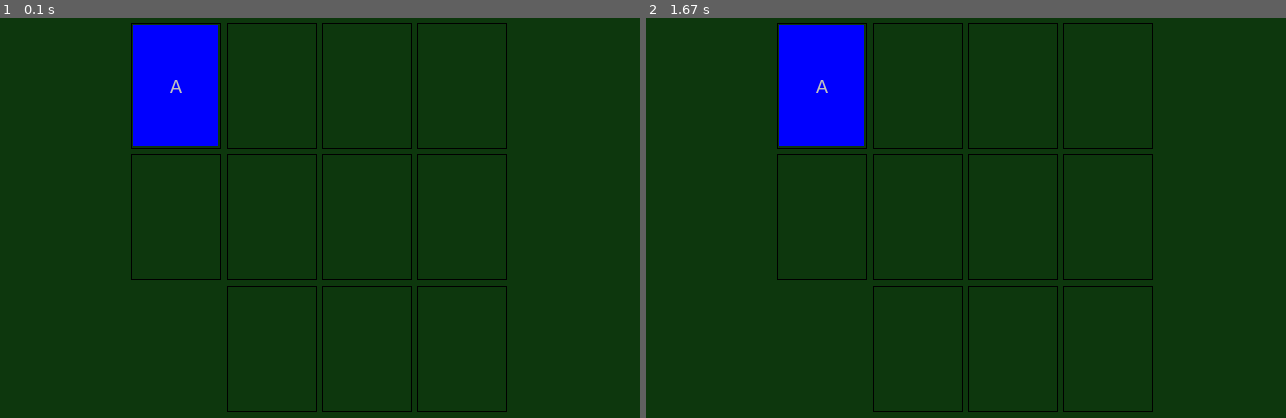
Above: before the commit, frames 1-2 (left to right).
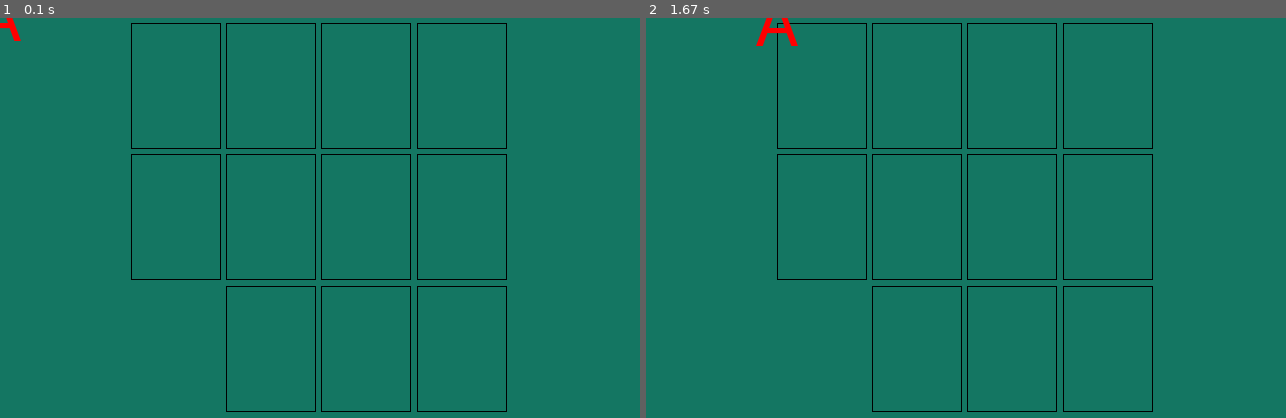
Above: after the commit, the same moments.

Repository: alexetsnyder/OuroborosPython
Game: pygame game, started from Pygame/FourSeasons/four_seasons.py
Two runs of this game, one before a commit and one after it. Both use one fixed random seed, a clock stepped at 60 frames per second and the inputs below.
Inputs (mouse positions are in pixels of both pictures, inside the frame that each line leads up to):
- Up to frame 1 (0.1 s): no input
- Up to frame 2 (1.67 s): press the mouse at (812, 222) at 0.37 s; move the mouse to (921, 266) at 0.47 s; release the mouse at (1030, 306) at 0.6 s

The runs differ from the first frame. In frame 1, 99% of the frame differs, in the area x 0-100%, y 0-100%; in frame 2, 99%.

Commit message:
Movement
Can move card from one slot to the next.

Diff:
--- a/Pygame/FourSeasons/four_seasons.py
+++ b/Pygame/FourSeasons/four_seasons.py
@@ -1,6 +1,9 @@
-#HelloWorldResizable.py
+#four_seasons.py
 import pygame
 from pygame import freetype
+
+#To Do:
+#1) Font Size Changes do to window size.
 
 class Color:
 	WHITE  		  = (255, 255, 255)
@@ -9,11 +12,16 @@
 	GREEN  		  = (  0, 255,   0)
 	SEA_GREEN     = ( 46, 139,  87)
 	FOREST_GREEN  = ( 13,  55,  13)
+	TEAL_FELT     = ( 20, 118,  98)
 	BLUE   		  = (  0,   0, 255)
+	ALICE_BLUE    = (240, 248, 255)
 	DEEP_SKY_BLUE = (  0, 191, 255)
 	YELLOW 		  = (255, 255,   0)
 	SAND          = ( 76,  70,  50)
 	SILVER 		  = (192, 192, 192)
+
+def debug_print(**kargs):
+	print(', '.join(['{0}: {1}'.format(key, value) for key, value in kargs.items()]))
 
 class Vector:
 	def __init__(self, *args):
@@ -72,92 +80,181 @@
 		self.w, self.h = self.size = self.font.get_rect(self.text_str).size
 		return self.size
 
+	def move(self, dx, dy):
+		self.set_position((self.x + dx, self.y + dy))
+
 	def draw(self, surface):
 		self.font.render_to(surface, (int(self.x - self.w // 2), int(self.y - self.h // 2)), self.text_str, self.font_info.font_color)
 
-class Shape:
-	def __init__(self, center, size,  color, width=0):
+class Rect:
+	def __init__(self, top_left, size, color=Color.SILVER, width=0):
+		self.width = width
 		self.color = color
-		self.width = width
-		self.w, self.h = self.size = size
-		self.h, self.k = self.center = center
-
-	def set_center(self, center):
-		self.h, self.k = self.center = center
+		self.w, self.h = self.size = size
+		self.left, self.top = top_left
+		self.right, self.bottom = (self.left + self.w, self.top + self.h)
+		self.center = self.left + self.w // 2, self.top + self.h // 2
+		self.top_left = Pair(*top_left)
+		self.top_right = Pair(self.right, self.top)
+		self.bottom_left = Pair(self.left, self.bottom)
+		self.bottom_right = Pair(self.right, self.bottom)
+
+	def set_position(self, top_left):
+		self.left, self.top = top_left
+		self.right, self.bottom = (self.left + self.w, self.top + self.h)
+		self.center = self.left + self.w // 2, self.top + self.h // 2
+		self.top_left = Pair(*top_left)
+		self.top_right = Pair(self.right, self.top)
+		self.bottom_left = Pair(self.left, self.bottom)
+		self.bottom_right = Pair(self.right, self.bottom)
 
 	def set_size(self, size):
 		self.w, self.h = self.size = size
 
-	def set_color(self, color):
-		self.color = color
+	def area(self):
+		return (self.right - self.left) * (self.bottom - self.top)
+
+	def is_intersecting(self, r2):
+		left = max(self.left, r2.left)
+		right = min(self.right, r2.right)
+		bottom = min(self.bottom, r2.bottom)
+		top = max(self.top, r2.top)
+		return left < right and top < bottom
+
+	def intersecting(self, r2):
+		left = max(self.left, r2.left)
+		right = min(self.right, r2.right)
+		bottom = min(self.bottom, r2.bottom)
+		top = max(self.top, r2.top)
+		return Rect((left, top), (right - left, bottom - top))
+
+	def is_within(self, position):
+		x1, y1 = position
+		x2, y2 = self.center
+		return (x2 - x1) ** 2 <= (self.w // 2) ** 2 and (y2 - y1) ** 2 <= (self.h // 2) ** 2
+
+	def move(self, dx, dy):
+		self.set_position((self.left + dx, self.top + dy))
+
+	def draw(self, surface):
+		x, y = self.top_left.pair
+		w, h = self.size
+		pygame.draw.rect(surface, self.color, pygame.Rect((int(x), int(y)), (int(w), int(h))), self.width)
+
+class Suits:
+	DIAMONDS = 0
+	HEARTS   = 1
+	SPADES   = 2
+	CLUBS    = 3
+
+SUITS_STR = {
+ 	Suits.DIAMONDS : '♢',
+ 	Suits.HEARTS   : '♡',
+ 	Suits.SPADES   : '♤',
+	Suits.CLUBS    : '♧'
+}
+
+SUITS_COLOR = {
+ 	Suits.DIAMONDS : Color.RED,
+ 	Suits.HEARTS   : Color.RED,
+ 	Suits.SPADES   : Color.BLACK,
+ 	Suits.CLUBS    : Color.BLACK
+}
+
+CARD_VALUES = {
+	 1  :  'A',
+	 2  :  '2',
+	 3  :  '3',
+	 4  :  '4',
+	 5  :  '5',
+	 6  :  '6',
+	 7  :  '7',
+	 8  :  '8',
+	 9  :  '9',
+	10  : '10',
+	11  :  'J',
+	12  :  'Q',
+	13  :  'K',
+	'A' :    1,
+	'2' :    2,
+	'3' :    3,
+	'4' :    4,
+	'5' :    5,
+	'6' :    6,
+	'7' :    7,
+	'8' :    8,
+	'9' :    9,
+   '10' :   10,
+	'J' :   11,
+	'Q' :   12,
+	'K' :   13
+}
+
+class Card:
+	def __init__(self, card_str, suit, slot_index):
+		self.mw, self.mh = (5, 5)
+		self.is_selected = False
+		self.mouse_pos = (0, 0)
+		self.suit = suit
+		self.slot_index = slot_index
+		self.card_str = card_str
+		self.suit_str = SUITS_STR[suit]
+		self.suit_color = SUITS_COLOR[suit]
+		self.value = CARD_VALUES[self.card_str]
+		self.font_info = FontInfo(font_size=70, font_color=self.suit_color)
+		self.card_text = RenderText(self.card_str, font_info=self.font_info)
+		self.rect = Rect((0, 0), (0, 0), Color.ALICE_BLUE)
+
+	def on_click(self, event):
+		if self.is_within(event.pos):
+			self.is_selected = True
+			self.mouse_pos = event.pos
+
+	def on_mouse_button_up(self, x, y, new_slot_index):
+		self.is_selected = False
+		self.set_position(x, y, self.rect.w, self.rect.h)
+		self.slot_index = new_slot_index
+
+	def on_move(self, event):
+		if self.is_selected:
+			new_pos = event.pos
+			v = Vector(*new_pos) - Vector(*self.mouse_pos)
+			self.move(v.v0, v.v1)
+			self.mouse_pos = new_pos
+
+	def on_resize(self, x, y, w, h):
+		self.set_size(w, h)
+		self.set_position(x, y, w, h)
+
+	def is_within(self, position):
+		return self.rect.is_within(position)
+
+	def set_size(self, w, h):
+		self.rect.set_size((w - self.mw, h - self.mh))
+
+	def set_position(self, x, y, w, h):
+		self.card_text.set_position((x + w // 2,  y + h // 2))
+		self.rect.set_position((x + self.mw // 2, y + self.mh // 2))
+
+	def move(self, dx, dy):
+		w, h = self.rect.size
+		self.rect.move(dx, dy)
+		self.card_text.move(dx, dy)
 
 	def update(self):
-		pass
-
-	def draw(self, surface):
-		pass
-
-class Rect (Shape):
-	def __init__(self, top_left, size, color, width=0):
-		w, h = size
-		self.x, self.y = self.top_left = top_left
-		super().__init__((self.x - w // 2, self.y - h // 2), size, color, width)
-
-	def is_within(self, position):
-		v = Vector(*position) - Vector(*self.center)
-		return v.v0 <= self.w and v.v1 <= self.h
-
-	def draw(self, surface):
-		pygame.draw.rect(surface, self.color, pygame.Rect(self.top_left, self.size), int(self.width))
-
-class Card:
-	class Suits:
-		DIAMONDS = 0
-		HEARTS   = 1
-		SPADES   = 2
-		CLUBS    = 3
-
-    #Do the oposite of this
-	CARD_REPR = {
-		 1 :  'A',
-		 2 :  '2',
-		 3 :  '3',
-		 4 :  '4',
-		 5 :  '5',
-		 6 :  '6',
-		 7 :  '7',
-		 8 :  '8',
-		 9 :  '9',
-		10 : '10',
-		11 :  'J',
-		12 :  'Q',
-		13 :  'K'
-	}
-
-	def __init__(self, value, suit, slot):
-		self.suit = suit
-		self.value = value
-		self.slot = slot
-		x, y = slot.rect.top_left
-		w, h = slot.rect.size
-		mw, mh = (5, 5)
-		self.text = RenderText(Card.CARD_REPR[value], (x + w // 2,  y + h // 2))
-		self.rect = Rect((x + mw // 2, y + mh // 2), (w - mw, h - mh), Color.BLUE)
-
-	def update(self):
-		self.text.update()
+		self.card_text.update()
 		self.rect.update()
 
 	def draw(self, surface):
 		self.rect.draw(surface)
-		self.text.draw(surface)
+		self.card_text.draw(surface)
 
 class Deck:
 	def __init__(self, count=52):
 		self.deck = []
 
 	def create(self):
-		self.deck.append(Card(1, Card.DIAMONDS, 3))
+		self.deck.append(Card('A', Card.DIAMONDS, 3))
 
 	def shuffle(self):
 		pass
@@ -172,11 +269,18 @@
 		pass
 
 class CardSlot:
-	def __init__(self, position, size):
-		self.rect = Rect(position, size, Color.BLACK, 1)
-
-	def set_position(self, position):
-		self.rect.top_left = position
+	def __init__(self, top_left, size):
+		self.x, self.y = self.top_left = top_left
+		self.w, self.h = self.size = size
+		self.rect = Rect(self.top_left, self.size, Color.BLACK, 1)
+
+	def set_position(self, top_left):
+		self.x, self.y = self.top_left = top_left
+		self.rect.set_position(self.top_left)
+
+	def set_size(self, size):
+		self.w, self.h = self.size = size
+		self.rect.set_size(self.size)
 
 	def update(self):
 		self.rect.update()
@@ -208,7 +312,10 @@
 		self.right_bottom = Pair(self.right_x, self.bottom_y)
 		self.card_slots = []
 		self.create()
-		self.card = Card(1, Card.Suits.DIAMONDS, self.card_slots[0])
+		self.card = Card('A', Suits.DIAMONDS, 0)
+
+	def get(self, index):
+		return self.card_slots[index]
 
 	def set_size(self, size):
 		self.w, self.h = self.size = size
@@ -240,29 +347,47 @@
 		self.recenter()
 
 	def recenter(self):
-		extra_w = (self.w - (4 * self.card_width  + 5 * self.mw)) / 2
-		extra_h = (self.h - (3 * self.card_height + 4 * self.mh)) / 2
-		print(extra_w)
+		extra_w = (self.w - (4 * self.card_width  + 5 * self.mw)) // 2
+		extra_h = (self.h - (3 * self.card_height + 4 * self.mh)) // 2
 		for i in range(4):
 			for j in range(3):
 				card_slot = self.card_slots[4 * j + i]
-				x, y = card_slot.rect.top_left
+				x, y = card_slot.rect.top_left.pair
 				card_slot.set_position((x + extra_w, y + extra_h))
 
 	def on_resize(self, position, size):
-		print(size)
 		self.set_size(size)
 		self.set_position(position)
 		self.card_slots.clear()
 		self.create()
+		self.card.on_resize(*self.get(self.card.slot_index).top_left, *self.get(self.card.slot_index).size)
+
+	def on_mouse_button_up(self, event):
+		max_area = 0
+		max_index = self.card.slot_index
+		for i, slot in self.slot_gen():
+			if self.card.rect.is_intersecting(slot.rect):
+				area = self.card.rect.intersecting(slot.rect).area()
+				if area > max_area:
+					max_area = area
+					max_index = i
+		self.card.on_mouse_button_up(*self.get(max_index).top_left, max_index)
+
+	def on_mouse_button_down(self, event):
+		self.card.on_click(event)
+
+	def on_mouse_move(self, event):
+		self.card.on_move(event)
+
+	def slot_gen(self):
+		return ((i, self.card_slots[i]) for i in range(len(self.card_slots)) if not i == 2)
 
 	def update(self):
 		pass
 
 	def draw(self, surface):
-		for i, card_slot in enumerate(self.card_slots):
-			if not i == 2:
-				card_slot.draw(surface)
+		for i, slot in self.slot_gen():
+			slot.draw(surface)
 		self.card.draw(surface)
 
 class App:
@@ -285,12 +410,18 @@
 			self.size = (event.w, event.h)
 			self.surface = pygame.display.set_mode(self.size, pygame.RESIZABLE)
 			self.card_table.on_resize((0, 0), self.size)
+		elif event.type == pygame.MOUSEBUTTONUP:
+			self.card_table.on_mouse_button_up(event)
+		elif event.type == pygame.MOUSEBUTTONDOWN:
+			self.card_table.on_mouse_button_down(event)
+		elif event.type == pygame.MOUSEMOTION:
+			self.card_table.on_mouse_move(event)
 
 	def update(self):
 		self.card_table.update()
 
 	def draw(self):
-		self.surface.fill(Color.FOREST_GREEN)
+		self.surface.fill(Color.TEAL_FELT)
 		self.card_table.draw(self.surface)
 		pygame.display.flip()
 
